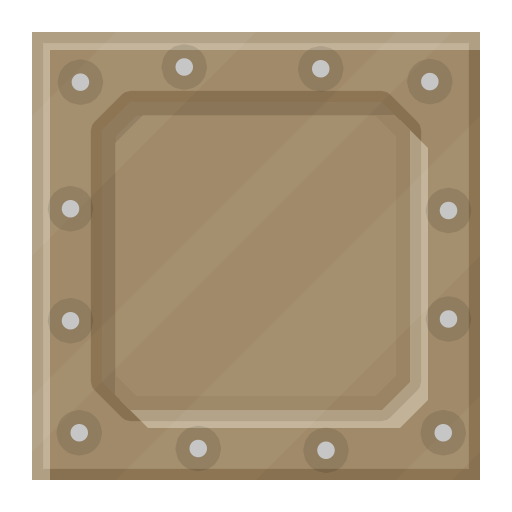
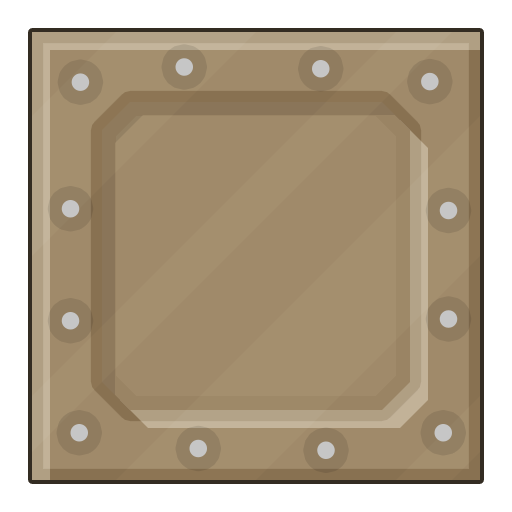
Comparing the layer stacks of the two w=512, h=512 images. Changes:
pixels changed over left=28, top=28, right=484, bottom=484 (layer not identified)
